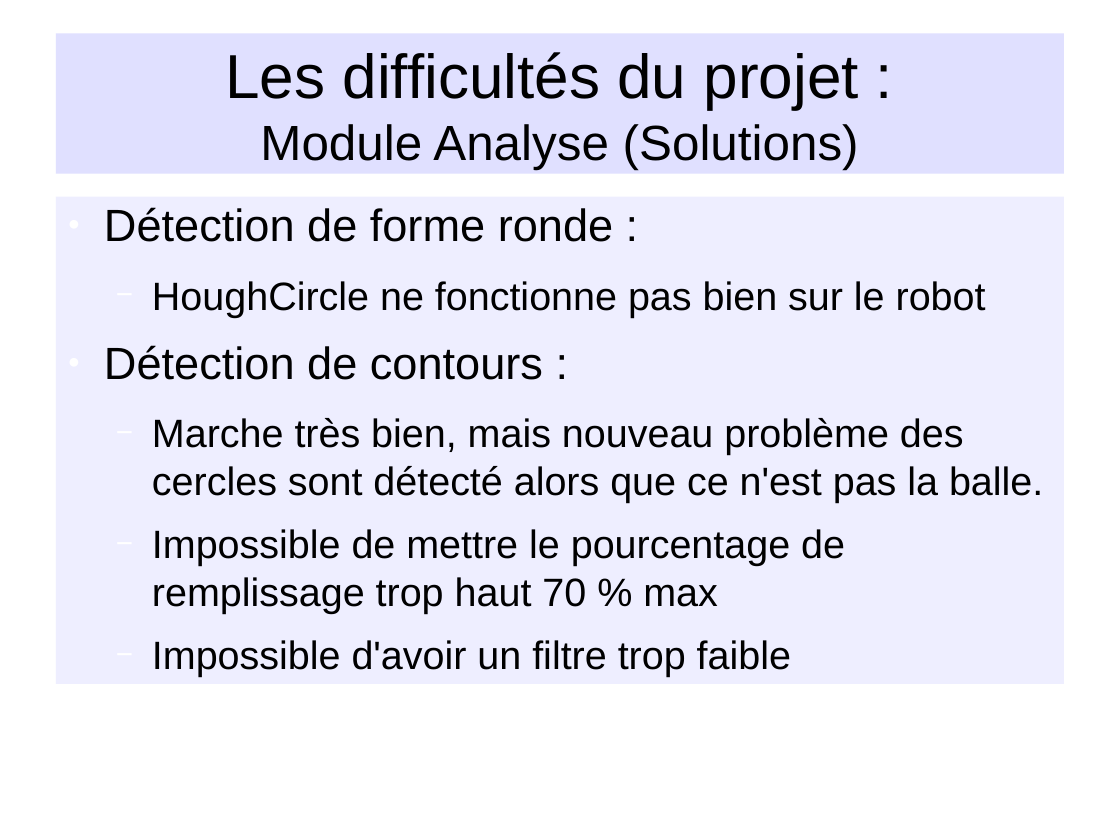
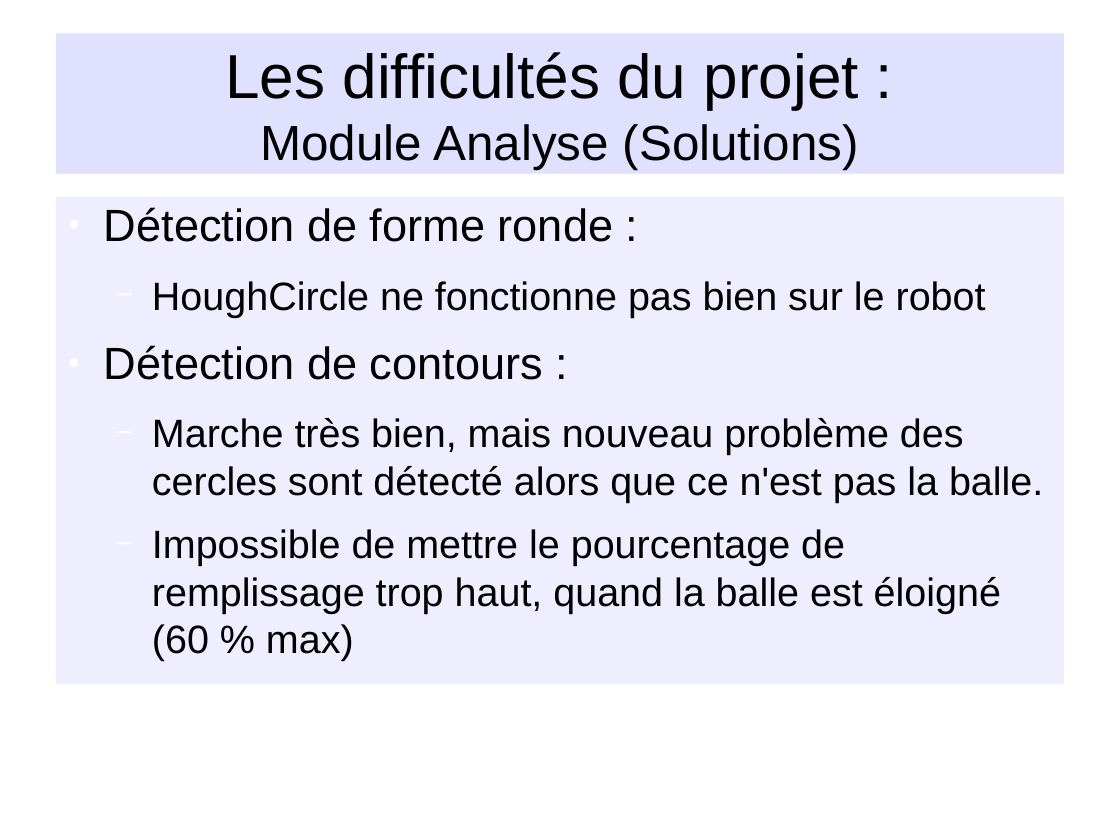
Before and after one commit to NesKaphe/nao-p7, a slide deck: slide 12 of documents/diaporama/diapo_nao.odp. Drawn at 1120x840 pixels with LibreOffice and Linux fonts; fonts in the diff are those of the drawing; background and template pictures are left out. Boxes give left, top, right and bottom in pixels: in the first picture for what was removed or moved away, otherwise in the second. Text is boxed around its words. In the diff, an @@ line names an element or a change of style, - is before the commit and + after.

```diff
--- a/documents/diaporama/diapo_nao.odp
+++ b/documents/diaporama/diapo_nao.odp
@@ text at <box>152,529,1001,661</box>: text changed @@
-  − Impossible de mettre le pourcentage de remplissage trop haut 70 % max
-  − Impossible d'avoir un filtre trop faible
+  − Impossible de mettre le pourcentage de remplissage trop haut, quand la balle est éloigné (60 % max)
```
Also in this commit, not shown: 6 other slides changed, 5 other files.
